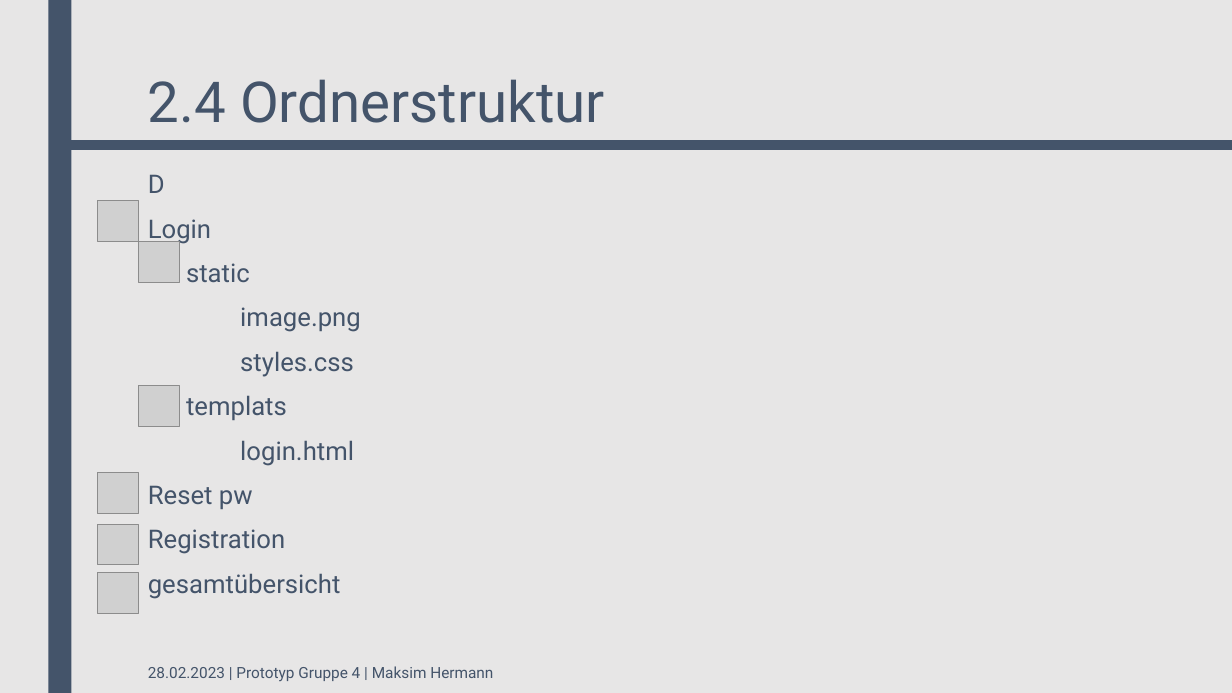
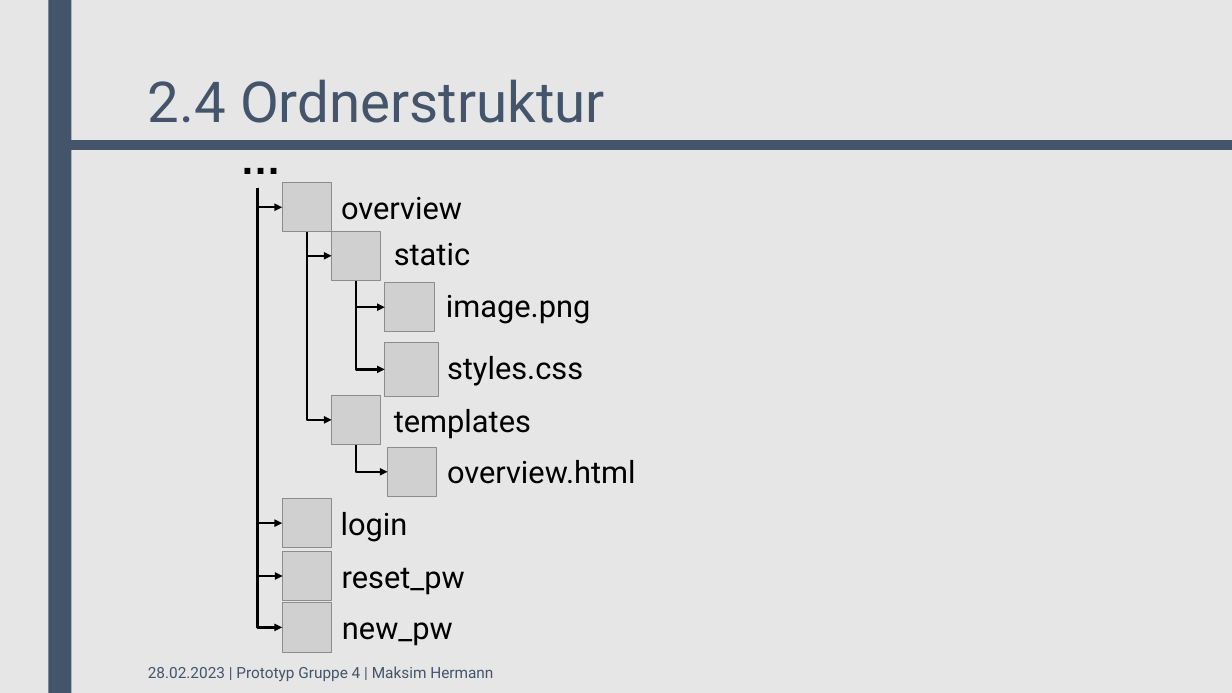
Before and after one commit to xannywise/StaffManagementTool, a slide deck: slide 13 of 02_Milensteine/Meilenstein III/Gruppe3_MeilensteinIII_Prototyp.pptx. Drawn at 1232x693 pixels with LibreOffice and Linux fonts; fonts in the diff are those of the drawing; grey boxes stand for pictures. Boxes give left, top, right and bottom in pixels: in the first picture for what was removed or moved away, otherwise in the second. Text is boxed around its words. In the diff, an @@ line names an element or a change of style, - is before the commit and + after.

Commit message:
Maksim - Meilenstein III Präsi update

```diff
--- a/02_Milensteine/Meilenstein III/Gruppe3_MeilensteinIII_Prototyp.pptx
+++ b/02_Milensteine/Meilenstein III/Gruppe3_MeilensteinIII_Prototyp.pptx
@@ text removed at (148, 174, 361, 599) @@
-D
-Login
-static
-image.png
-styles.css
-templats
-login.html
-Reset pw
-Registration
-gesamtübersicht
@@ picture: place and size @@
-picture at (98, 201, 139, 241)
+picture at (282, 183, 331, 232)
@@ picture: place and size @@
-picture at (139, 241, 179, 282)
+picture at (332, 231, 381, 280)
@@ picture: place and size @@
-picture at (139, 385, 179, 426)
+picture at (332, 396, 381, 445)
@@ picture: place and size @@
-picture at (98, 472, 139, 513)
+picture at (282, 498, 331, 547)
@@ picture: place and size @@
-picture at (98, 524, 139, 565)
+picture at (283, 552, 332, 601)
@@ picture: place and size @@
-picture at (98, 573, 139, 614)
+picture at (282, 603, 331, 652)
@@ group added at (209, 128, 636, 646): 10 texts, 9 elbow arrows, 3 pictures @@
+…
+overview
+static
+image.png
+styles.css
+templates
+overview.html
+login
+reset_pw
+new_pw
```
